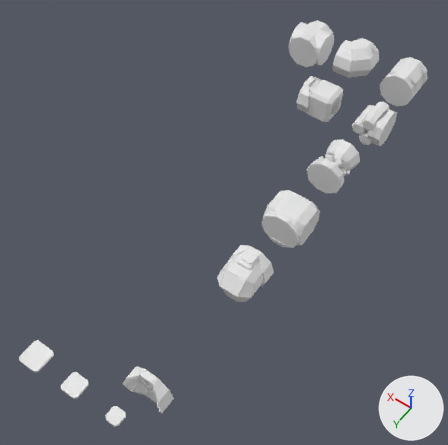
The Blender file Assets/Models/Tiles/MODULES.blend, before and after one commit.
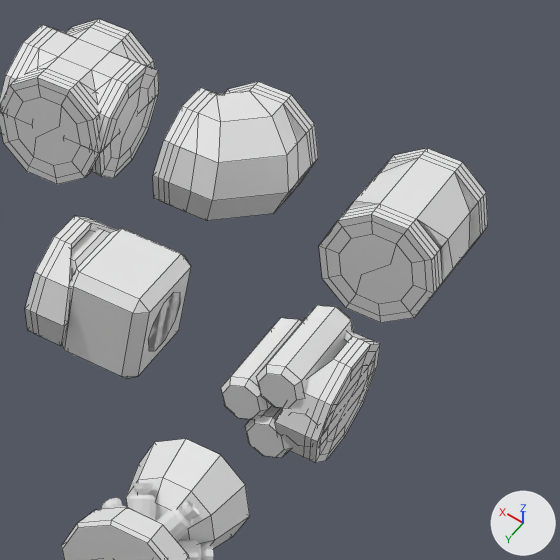
Each version appears first whole from a 50 mm camera at (-26.92, 11.45, 23.26) aimed at (-16.14, -3.64, -0.44), and next in a close-up on the part from 65% to 100% of the width and 3% to 39% of the height. Arrows for +X, +Y and +Z are at lower right; the lights stay in place. The close-ups show mesh edges as thin lines.

Objects in the first close-up: 'Circle', 'Cylinder.002', 'Cylinder.003', 'Cylinder.004', 'Cylinder.005', 'Doorway.002', 'Doorway.004', 'Doorway.009', 'Doorway.012', 'Doorway.013', 'Hallway_01_Corn_hull', 'Hallway_01_X_hull', 'Hallway_01_hull', 'cargo_hull'.
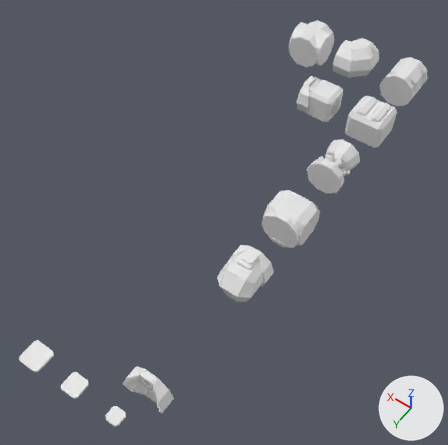
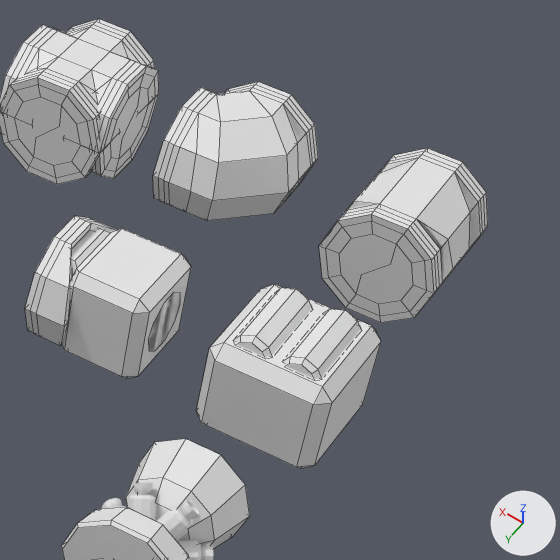
Pixel boxes [x1, y1, x2, y2] of what changed, in the close-ups (560 x 560 px; the box of a moved part takes in the faces that stretch with it):
'Cube', added: after [196, 284, 381, 469]
'Cylinder.004', reshaped, moved: before [221, 318, 302, 420]; after [235, 288, 361, 379]
'Doorway.012', deleted: before [275, 331, 380, 463]
'Cylinder.003', deleted: before [256, 305, 354, 408]
'Cylinder.002', no longer drawn: before [245, 406, 290, 458]
'Cylinder.005', deleted: before [295, 413, 310, 446]
part 1 of me_cylinder_010, moved or reshaped: before [221, 305, 354, 458]; after [235, 288, 361, 379]

Patch to the scene script:
```diff
--- a/Assets/Models/Tiles/MODULES.blend.py
+++ b/Assets/Models/Tiles/MODULES.blend.py
@@ me_cylinder_010 @@
 # used by ob_cylinder_002; parent = ob_fuel_small_01; location = (1.8, -2.0, 0.1); scale = (0.8, 1.0, 0.8)
-me_cylinder_010.from_pydata(...)  # 32 vertices, 26 faces; spans x -0.5..0.5, y -0.9..0.9, z -0.5..0.5
+me_cylinder_010.from_pydata(...)  # 40 vertices, 30 faces; spans x -0.9..0.9, y -0.72..0.72, z 1.01..1.31
+# me_cylinder_010 part 1: the whole mesh is rebuilt
@@ me_cube_018 @@
+me_cube_018.from_pydata(...)  # 24 vertices, 26 faces; spans x -1.0..1.0, y -1.0..1.0, z -0.83..0.83
@@ ob_cylinder_003 @@
-ob_cylinder_003 = bpy.data.objects.new('Cylinder.003', me_cylinder_010)
-ob_cylinder_003.parent = ob_fuel_small_01
-ob_cylinder_003.matrix_parent_inverse = Matrix(((1.0, 0.0, 0.0, -2.0), (0.0, 1.0, 0.0, 2.0), (0.0, 0.0, 1.0, 0.0), (0.0, 0.0, 0.0, 1.0)))
-ob_cylinder_003.location = (1.8, -2.0, 1.1)
-ob_cylinder_003.scale = (0.8, 1.0, 0.8)
@@ ob_cylinder_004 @@
 ob_cylinder_004.matrix_parent_inverse = Matrix(((1.0, 0.0, 0.0, -2.0), (0.0, 1.0, 0.0, 2.0), (0.0, 0.0, 1.0, 0.0), (0.0, 0.0, 0.0, 1.0)))
-ob_cylinder_004.location = (2.3, -2.0, 0.6)
+ob_cylinder_004.location = (2.0, -2.0, 0.6)
 ob_cylinder_004.scale = (0.8, 1.0, 0.8)
@@ ob_cylinder_005 @@
-ob_cylinder_005 = bpy.data.objects.new('Cylinder.005', me_cylinder_013)
-ob_cylinder_005.parent = ob_fuel_small_01
-ob_cylinder_005.matrix_parent_inverse = Matrix(((1.0, 0.0, 0.0, -2.0), (0.0, 1.0, 0.0, 2.0), (0.0, 0.0, 1.0, 0.0), (0.0, 0.0, 0.0, 1.0)))
-ob_cylinder_005.location = (1.3, -2.0, 0.6)
-ob_cylinder_005.scale = (0.8, 1.0, 0.8)
@@ ob_doorway_012 @@
-ob_doorway_012 = bpy.data.objects.new('Doorway.012', me_cylinder_015)
-ob_doorway_012.parent = ob_fuel_small_01
-ob_doorway_012.matrix_parent_inverse = Matrix(((1.0, 0.0, 0.0, -2.0), (0.0, 1.0, 0.0, 2.0), (0.0, 0.0, 1.0, 0.0), (0.0, 0.0, 0.0, 1.0)))
-ob_doorway_012.location = (1.0, -2.0, 0.0)
-ob_doorway_012.rotation_euler = (0.0, 0.0, -1.571)  # degrees (0, 0, -90)
@@ ob_cube @@
+ob_cube = bpy.data.objects.new('Cube', me_cube_018)
+ob_cube.parent = ob_fuel_small_01
+ob_cube.matrix_parent_inverse = Matrix(((1.0, 0.0, 0.0, 19.0), (0.0, 1.0, 0.0, 13.0), (0.0, 0.0, 1.0, 0.0), (0.0, 0.0, 0.0, 1.0)))
+ob_cube.location = (-19.0, -13.0, 0.6)
```
